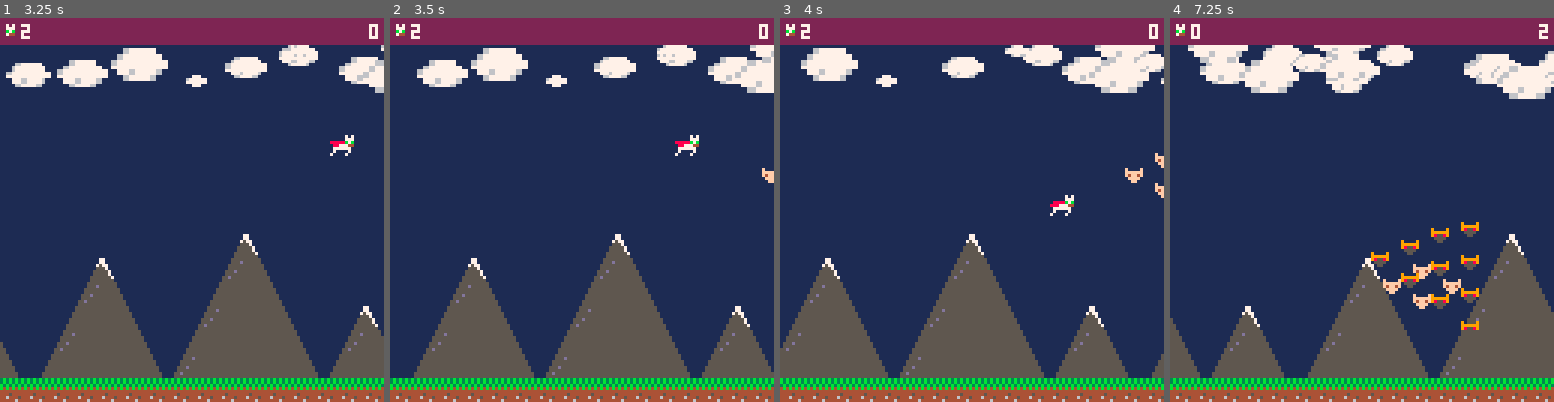
Above: before the commit, frames 1-4 (left to right).
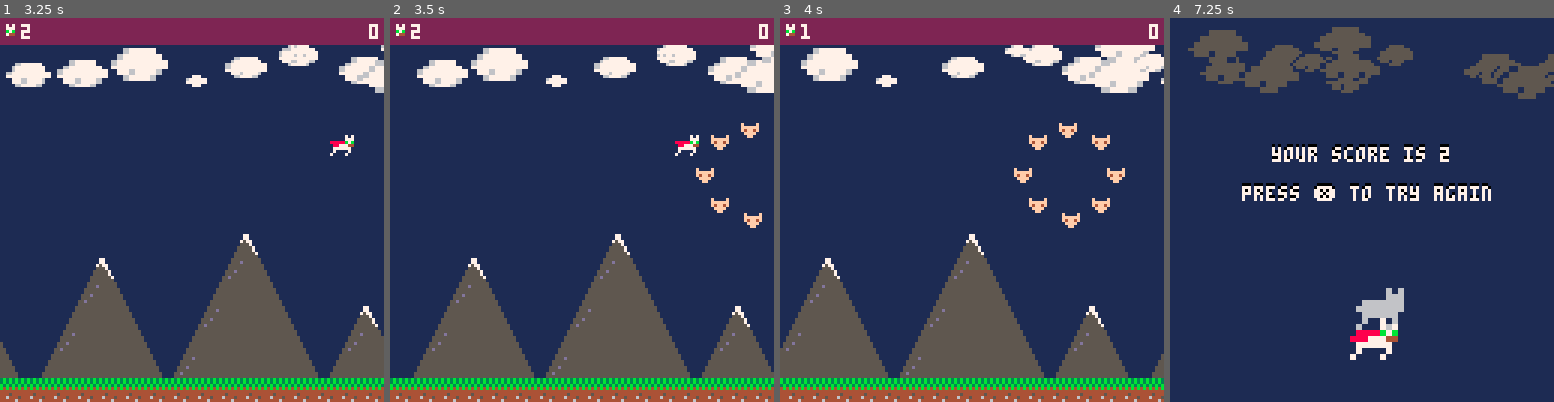
Above: after the commit, the same moments.

Repository: zothynine/picoheads
Game: PICO-8 cartridge catfight_ahead.p8
Same seed, same stepped clock (60 frames per second), same inputs: the game is played once before the commit and once after it.
Inputs:
- Up to frame 1 (3.25 s): tap X (X key) at 0.33, 1.07, 1.85, 2.97 s; hold Right 1.6-2.1 s; hold Up 2.15-2.42 s; hold Right 2.47-3.03 s; hold Left from 3.08 s (still down)
- Up to frame 2 (3.5 s): keep holding Left
- Up to frame 3 (4 s): release Left at 3.58 s; hold Down 3.63-3.97 s
- Up to frame 4 (7.25 s): hold Right 4.02-4.68 s; tap X (X key) at 4.08, 5.2, 6.32 s; hold Up 4.73-5.03 s; hold Left 5.08-5.68 s; hold Down 5.73-6.03 s; hold Right 6.08-6.58 s; hold Right 6.63-7.13 s; hold Up from 7.18 s (still down)

Frame 1 is identical in both runs. In frame 2, 0.7% of the frame differs, in the area x 79-100%, y 27-55%; in frame 3, 1.4%; in frame 4, 39%, in the area x 0-100%, y 0-100%.

Commit message:
Formationen bearbeitet

Diff:
--- a/catfight_ahead.p8
+++ b/catfight_ahead.p8
@@ -13,6 +13,19 @@
 
 --		map sprites in tab1 verschoben
 --		parallax animation
+
+--  zweite moeglichkeit fuer ghost mit sin
+--  d_ghost_x auf 0.4 setzen
+
+--  wave formation: y abhaengig
+--  von initialem y wert machen
+
+--  kreisformation hinzugefuegt
+
+--  frage: warum wird formation
+--  langsamer, wenn weniger
+--  enemies da sind (durch ab-
+--  schuss oder out of screen)?
 
 function _init()
 	⧗={
@@ -63,14 +76,15 @@
 		line4={{0,0},{10,0},{20,0},{30,0}},
 		line6={{0,0},{10,0},{20,0},{30,0},{40,0},{50,0}},
 		tri_s={{0,0},{10,-5},{10,5},{20,-10},{20,0},{20,10}},
-		tri_l={{0,0},{10,-5},{10,5},{20,-10},{20,0},{20,10},{30,-15},{30,-5},{30,5},{30,15}}
+		tri_l={{0,0},{10,-5},{10,5},{20,-10},{20,0},{20,10},{30,-15},{30,-5},{30,5},{30,15}},
+		circle={name="circle",r=15,n=8,a=0.125}
 	}
 
 	enemy_waves={
 		{⧗="0:3:0",
-			swarm=swarms.tri_s,
+			swarm=swarms.circle,
 			enemy=enemies.mouse,
-			path="slope",
+			path="linear",
 			x=128,
 			y=50},
 		{⧗="0:6:0",
@@ -80,9 +94,15 @@
 			x=128,
 			y=50},
 		{⧗="0:9:0",
-			swarm=swarms.tri_s,
+		 swarm=swarms.tri_s,
 			enemy=enemies.mouse,
 			path="circle",
+			x=128,
+			y=40},
+		{⧗="0:12:0",
+			swarm=swarms.line6,
+			enemy=enemies.rat,
+			path="linear",
 			x=128,
 			y=40}
 	}
@@ -213,15 +233,26 @@
 end
 
 function create_wave(_w)
-	_w.active=true
- for i=1,#_w.swarm do
- 	local _x=_w.x+_w.swarm[i][1]
- 	local _y=_w.y+_w.swarm[i][2]
+	local _n=#_w.swarm
+	local _s_name=_w.swarm.name
+	local _x=0
+	local _y=0
+	if (_s_name=="circle") _n=_w.swarm.n
+ for i=1,_n do
+  local _a=nil
+ 	if _s_name=="circle" then
+			_a=i*_w.swarm.a
+	 	_x=_w.x+_w.swarm.r*cos(_a)
+	 	_y=_w.y+_w.swarm.r*sin(_a)
+ 	else
+ 		_x=_w.x+_w.swarm[i][1]
+	 	_y=_w.y+_w.swarm[i][2]
+ 	end
 
   if _w.path=="linear" or
   			_w.path=="wave" or
   			_w.path=="slope" then
-   create_enemy(_w,i,_x,_y)
+   create_enemy(_w,i,_x,_y,nil,nil,_a)
   elseif _w.path=="circle" then
    create_enemy(_w,i,_x,_y,127,127,0.25-0.003)
   end
@@ -256,18 +287,33 @@
 function update_enemies()
  for i=#enemies,1,-1 do
   local _e=enemies[i]
+  -- linear movement
   if _e.∧.path=="linear" then
    if _e.x+_e.w<0 then
     del(enemies,_e)
    end
    _e.∧.x-=0.1
-   _e.x=_e.∧.x+_e.∧.swarm[_e.si][1]
+   if _e.∧.swarm.name=="circle" then
+    _e.x=_e.∧.x+_e.∧.swarm.r*cos(_e.a)
+	   _e.y=_e.∧.y+_e.∧.swarm.r*sin(_e.a)
+	   if _e.∧.x<=70 then
+	    _e.∧.x+=0.1
+	    _e.a+=0.01
+ 	   _e.x=_e.∧.x+_e.∧.swarm.r*cos(_e.a)
+		   _e.y=_e.∧.y+_e.∧.swarm.r*sin(_e.a)
+	   end
+   else
+    _e.x=_e.∧.x+_e.∧.swarm[_e.si][1]
+   end
+  -- wave movement
   elseif _e.∧.path=="wave" then
    if (_e.x+_e.w<0) del(enemies,_e)
-   _e.∧.x-=0.1
-   _e.∧.y-=sin(_e.∧.x/24)
+   _e.∧.x-=0.05
+   wavex=_e.∧.x
+   wavey=_e.∧.y+(sin(_e.∧.x/12)*10)
    _e.x=_e.∧.x+_e.∧.swarm[_e.si][1]
-   _e.y=_e.∧.y+_e.∧.swarm[_e.si][2]
+   _e.y=wavey+_e.∧.swarm[_e.si][2]
+  -- slope movement
   elseif _e.∧.path=="slope" then
    if _e.x+_e.w<0 then
     del(enemies,_e)
@@ -279,6 +325,7 @@
 
   	_e.x=_e.∧.x+_e.∧.swarm[_e.si][1]
    _e.y=_e.∧.y+_e.∧.swarm[_e.si][2]
+  -- quarter circle movement
   elseif _e.∧.path=="circle" then
    if (_e.y>127) del(enemies,_e)
    _e.a+=0.003
@@ -481,8 +528,10 @@
 	if ⧗.game.f<30 then
 		ascii.ghost_x-=0.2
 	else
-		ascii.ghost_x+=0.2
-	end
+	 ascii.ghost_x+=0.2
+	end
+
+	--ascii.ghost_x=60+(sin(ascii.ghost_y/12)*10)
 
 	if btn(5) then
 		_init()
